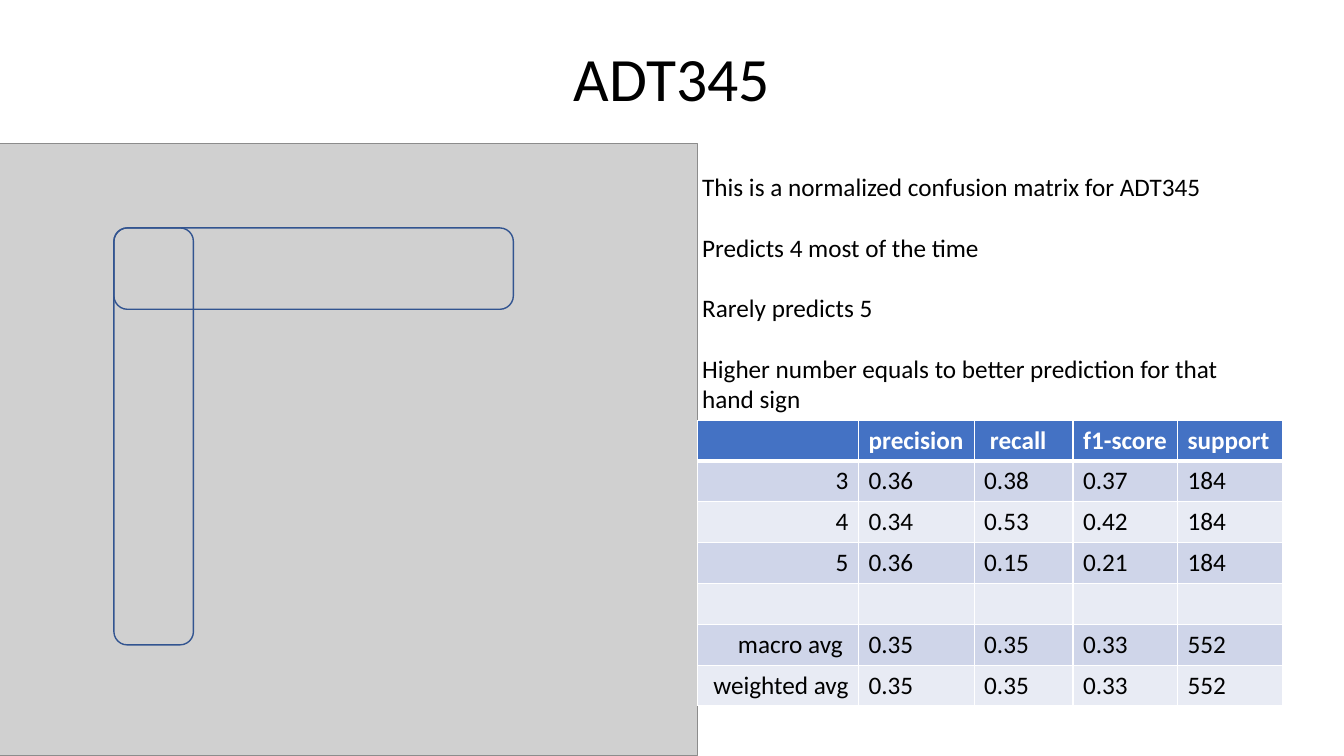
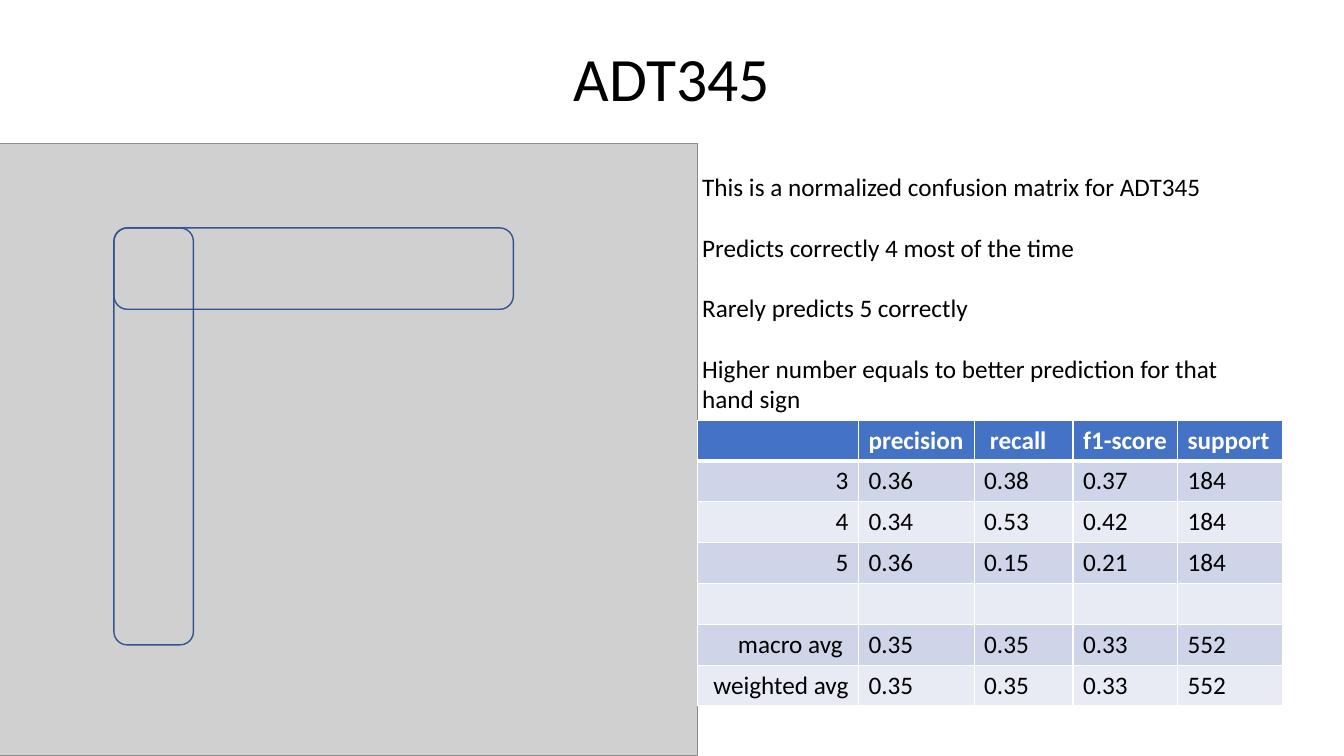
Before and after one commit to UnfairWraith/CN345, a slide deck: slide 16 of MLAI mini project.pptx. Drawn at 1344x756 pixels with LibreOffice and Linux fonts; fonts in the diff are those of the drawing; grey boxes stand for pictures. Boxes give left, top, right and bottom in pixels: in the first picture for what was removed or moved away, otherwise in the second. Text is boxed around its words. In the diff, an @@ line names an element or a change of style, - is before the commit and + after.

```diff
--- a/MLAI mini project.pptx
+++ b/MLAI mini project.pptx
@@ text at (702, 239, 1074, 321): text changed @@
-Predicts 4 most of the time
-Rarely predicts 5
+Predicts correctly 4 most of the time
+Rarely predicts 5 correctly
```
Also in this commit, not shown: 2 other slides changed, 1 slide removed, 1 other file.
